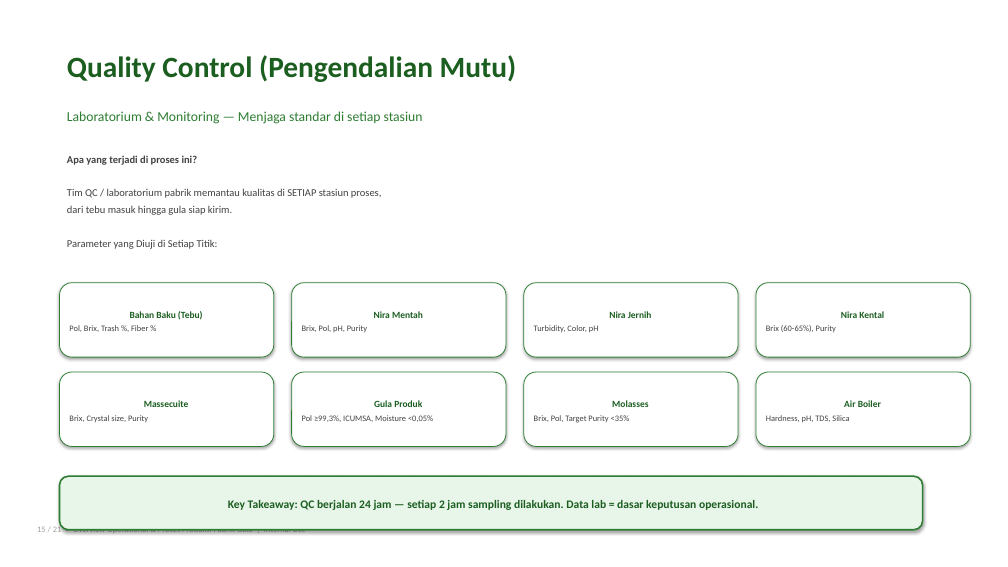
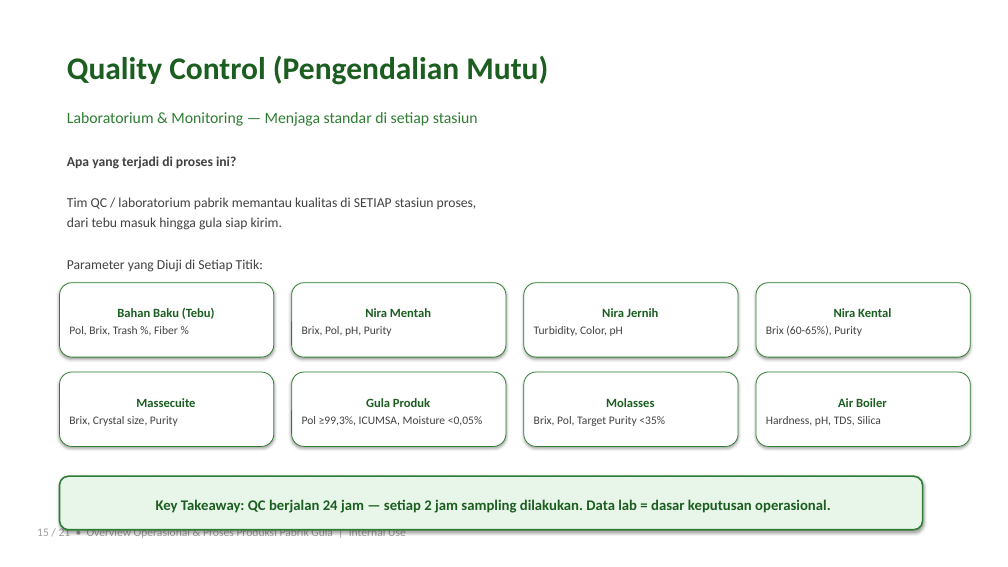
Before and after one commit to thereaintnocheaphappiness-cmyk/buat-tugas, a slide deck: slide 15 of Overview_Operasional_dan_Proses_Produksi_Pabrik_Gula.pptx. Drawn at 1008x567 pixels with LibreOffice and Linux fonts; fonts in the diff are those of the drawing. Boxes give left, top, right and bottom in pixels: in the first picture for what was removed or moved away, otherwise in the second. Text is boxed around its words. In the diff, an @@ line names an element or a change of style, - is before the commit and + after.

Commit message:
Fix: increase all font sizes for better readability (min 11pt, avg 13-17pt)

```diff
--- a/Overview_Operasional_dan_Proses_Produksi_Pabrik_Gula.pptx
+++ b/Overview_Operasional_dan_Proses_Produksi_Pabrik_Gula.pptx
@@ text "Quality Control (Pengendalian Mutu)" at <box>67,56,548,85</box>: size 28 to 30 pt @@
@@ text "Laboratorium & Monitoring — Menjaga ..." at <box>67,112,478,126</box>: size 13 to 15 pt @@
@@ text "Apa yang terjadi di proses ..." at <box>67,156,477,272</box>: size 10 to 13 pt @@
@@ rounded rectangle "Bahan Baku (Tebu)" at <box>60,283,274,357</box>: size 9 to 12 pt in "Bahan Baku (Tebu)"; size 8 to 11 pt in "Pol, Brix, Trash %, Fiber %" @@
@@ rounded rectangle "Nira Mentah" at <box>292,283,506,357</box>: size 9 to 12 pt in "Nira Mentah"; size 8 to 11 pt in "Brix, Pol, pH, Purity" @@
@@ rounded rectangle "Nira Jernih" at <box>524,283,738,357</box>: size 9 to 12 pt in "Nira Jernih"; size 8 to 11 pt in "Turbidity, Color, pH" @@
@@ rounded rectangle "Nira Kental" at <box>756,283,970,357</box>: size 9 to 12 pt in "Nira Kental"; size 8 to 11 pt in "Brix (60-65%), Purity" @@
@@ rounded rectangle "Massecuite" at <box>60,372,274,446</box>: size 9 to 12 pt in "Massecuite"; size 8 to 11 pt in "Brix, Crystal size, Purity" @@
@@ rounded rectangle "Gula Produk" at <box>292,372,506,446</box>: size 9 to 12 pt in "Gula Produk"; size 8 to 11 pt in "Pol ≥99,3%, ICUMSA, Moisture <0,05%" @@
@@ rounded rectangle "Molasses" at <box>524,372,738,446</box>: size 9 to 12 pt in "Molasses"; size 8 to 11 pt in "Brix, Pol, Target Purity <35%" @@
@@ rounded rectangle "Air Boiler" at <box>756,372,970,446</box>: size 9 to 12 pt in "Air Boiler"; size 8 to 11 pt in "Hardness, pH, TDS, Silica" @@
@@ rounded rectangle "Key Takeaway: QC berjalan 24 ..." at <box>60,476,923,530</box>: size 11 to 14 pt @@
@@ text "15 / 21 • Overview ..." at <box>37,526,406,539</box>: size 8 to 11 pt @@
```
Also in this commit, not shown: 20 other slides changed.
